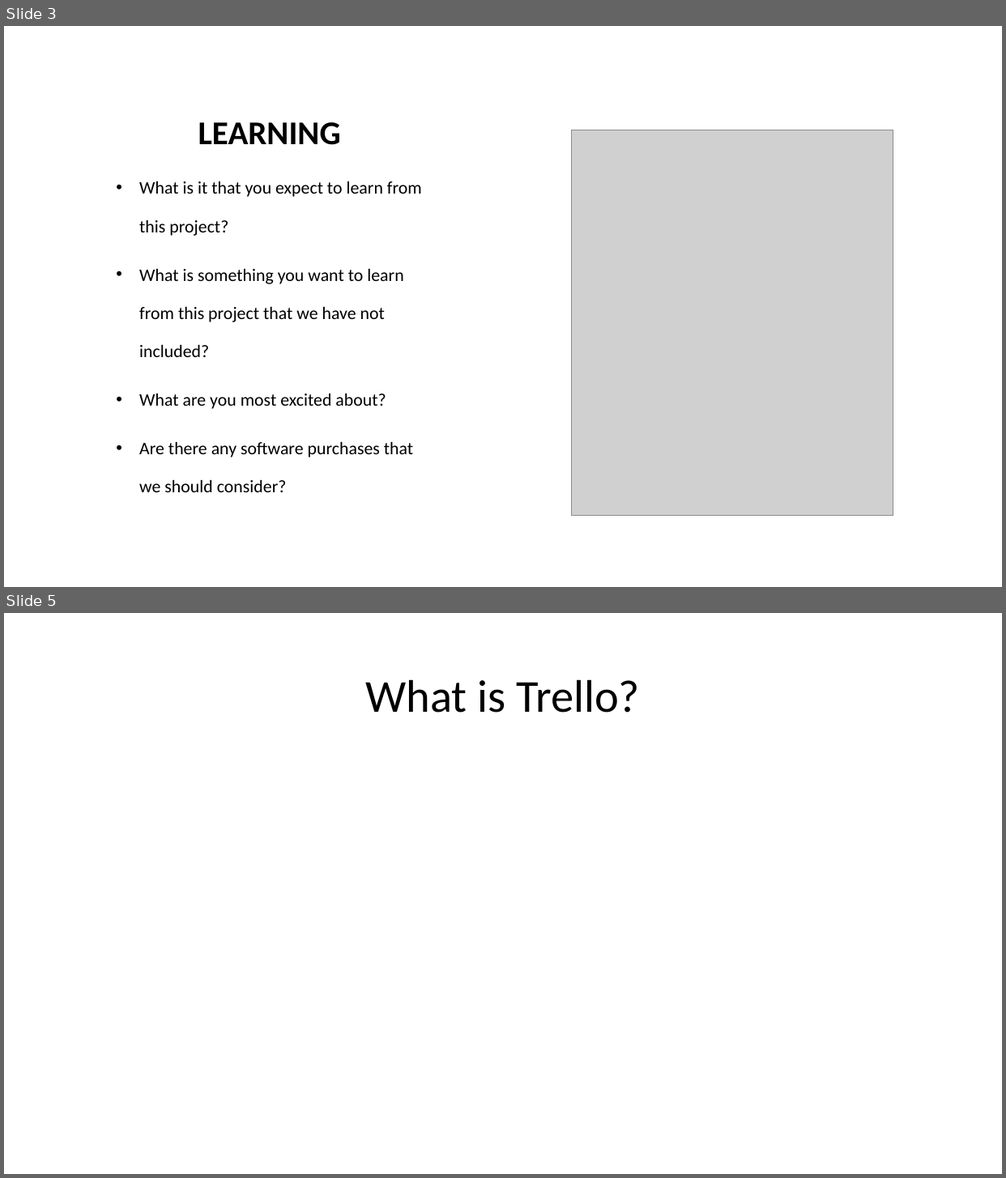
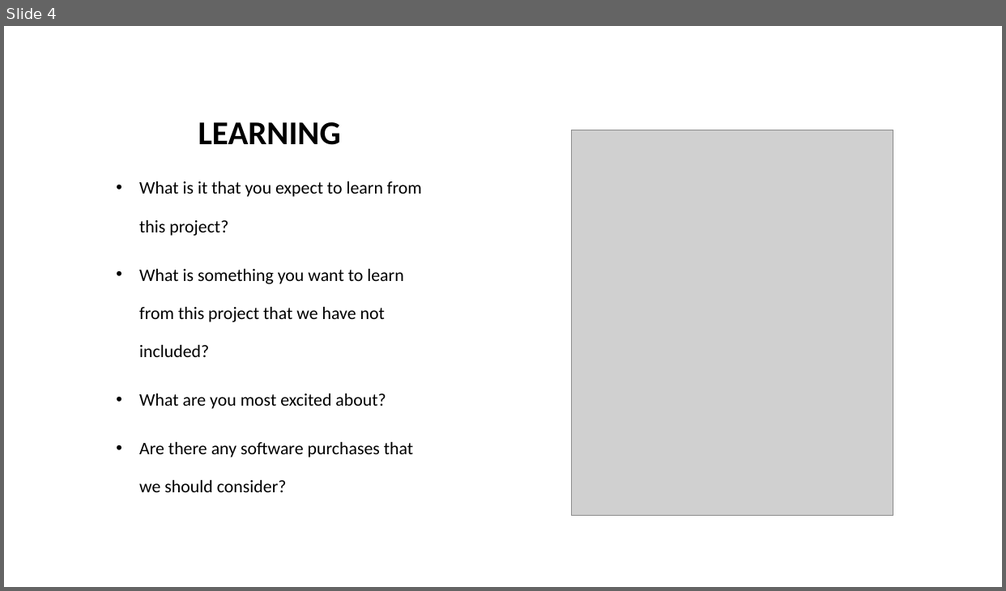
Before and after one commit to jorrtayl/Group-Project, a slide deck: Group Project.pptx. Shown one above the other, each under a label of ours: slides 3 and 5 before the commit, slide 4 after it; the slides between them are not shown. The pictures are 1006x1178 and 1006x591 pixels, drawn with LibreOffice and Linux fonts; fonts in the diff are those of the drawing; grey boxes stand for pictures. Boxes give left, top, right and bottom in pixels: in the first picture for what was removed or moved away, otherwise in the second. Text is boxed around its words. In the diff, an @@ line names an element or a change of style, - is before the commit and + after.

```diff
--- a/Group Project.pptx
+++ b/Group Project.pptx
@@ slide 5 removed at [4, 613, 1002, 1174], background #FFFFFF @@
@@ title removed at [365, 679, 640, 713] @@
-What is Trello?
@@ what was slide 3 is now slide 4 @@
```
Also in this commit, not shown: 7 slides added, 3 other slides removed.
